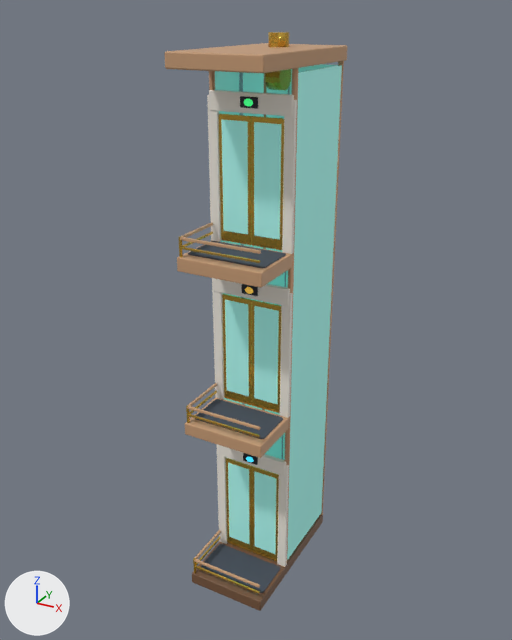
The Blender file ArtSource/Blender/WallHabitat/WallHabitat_ElevatorSpine_3Tier.blend: old version first, new version second.
Before and after are seen from a camera (50 mm lens) standing at (0.468, -1.007, 0.857) and looking at (-0.011, -0.136, 0.422). Arrows for +X, +Y and +Z are at lower left; the lights stay in place. The first picture is the older version.

Names of what the first picture shows: 'WallHabitat_ElevatorSpine_3Tier_Mesh'.
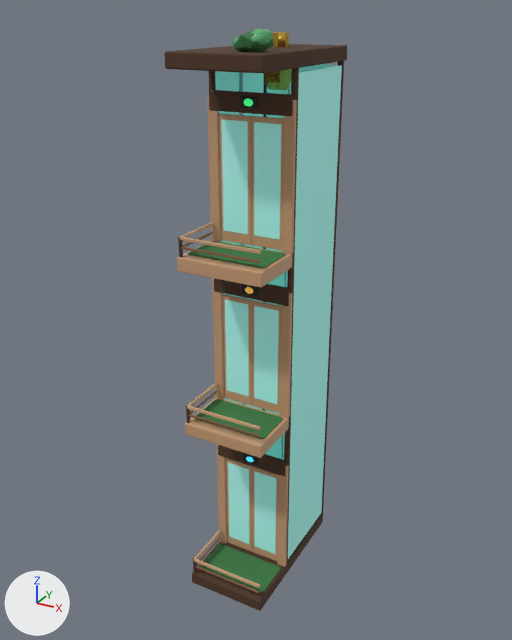
The change, as a list of edits to the scene's bpy script:
```text
Add mat_mat_forestmoss:
    mat_mat_forestmoss = principled_material('Mat_ForestMoss')
    mat_mat_forestmoss.base_color = (0.038, 0.179, 0.0509)  # dark green #377540
    mat_mat_forestmoss.roughness = 0.78
Add mat_mat_treebark:
    mat_mat_treebark = principled_material('Mat_TreeBark')
    mat_mat_treebark.base_color = (0.0757, 0.0347, 0.0163)  # brown #4e3422
    mat_mat_treebark.roughness = 0.85
Add mat_mat_leathersatchel:
    mat_mat_leathersatchel = principled_material('Mat_LeatherSatchel')
    mat_mat_leathersatchel.base_color = (0.233, 0.1, 0.0432)  # brown #85593b
    mat_mat_leathersatchel.roughness = 0.55
Add mat_mat_plantgreen:
    mat_mat_plantgreen = principled_material('Mat_PlantGreen')
    mat_mat_plantgreen.base_color = (0.0946, 0.434, 0.163)  # green #57b070
    mat_mat_plantgreen.roughness = 0.4
Change me_cube:
    used by ob_wallhabitat_elevatorspine_3tier_mesh; location = (0.0, -0.138, -0.01); rotation_euler = (0.0, 0.0, -3.142), in degrees (0, 0, -180)
    remove me_cube.from_pydata(...)  # 3800 vertices, 3590 faces; spans x -0.068..0.068, y -0.124..0.124, z -0.01..0.838
    add me_cube.from_pydata(...)  # 3836 vertices, 3650 faces; spans x -0.068..0.068, y -0.124..0.124, z -0.01..0.845
    me_cube part 1
    36 vertices are added at x -0.055..-0.004, y 0.057..0.098, z 0.816..0.845
    6 new faces join them, mat_mat_forestmoss (dark green #377540)
    14 new faces join them, mat_mat_forestmoss (dark green #377540), smooth
    26 new faces join them, mat_mat_plantgreen (green #57b070), smooth
    14 new faces join them, mat_mat_plantgreen (green #57b070)
    me_cube part 2: 54 faces spanning x -0.065..0.065, y -0.123..0.123, z -0.01..0.01 switch from mat_mat_darkwood (brown #75543b) to mat_mat_treebark (brown #4e3422)
    me_cube part 3: 102 faces spanning x -0.068..0.068, y -0.124..0.124, z 0.01..0.82 switch from mat_mat_warmwood (brown #c89d77) to mat_mat_treebark (brown #4e3422)
    me_cube part 4: 786 faces spanning x -0.06..0.06, y 0.039..0.105, z 0.01..0.562 switch from mat_mat_feltslate (greyish blue #424a57) to mat_mat_forestmoss (dark green #377540)
    me_cube part 5: 324 faces spanning x -0.049..0.049, y 0.028..0.032, z 0.012..0.738 switch from mat_mat_brass (yellow #d9b047) to mat_mat_warmwood (brown #c89d77)
    me_cube part 6: 30 faces spanning x 0.058..0.064, y 0.115..0.12, z 0.01..0.588 switch from mat_mat_brass (yellow #d9b047) to mat_mat_treebark (brown #4e3422)
    me_cube part 7: 324 faces spanning x -0.06..0.062, y 0.038..0.119, z 0.022..0.575 switch from mat_mat_brass (yellow #d9b047) to mat_mat_leathersatchel (brown #85593b)
    me_cube part 8: 324 faces spanning x -0.065..0.065, y 0.029..0.035, z 0.01..0.762 switch from mat_mat_creamceramic (white #f4eee4) to mat_mat_warmwood (brown #c89d77)
    me_cube part 9: 162 faces spanning x -0.062..0.062, y 0.028..0.036, z 0.192..0.768 switch from mat_mat_creamceramic (white #f4eee4) to mat_mat_treebark (brown #4e3422)
    other edits to the shape of me_cube do not show in these pictures
    add me_cube.materials.append(mat_mat_plantgreen)  # green #57b070
```

What differs and where, as boxes (x1, y1, x2, y2) in the pictures (512 x 640 px):
'WallHabitat_ElevatorSpine_3Tier_Mesh', reshaped: before (164, 32, 347, 611); after (164, 29, 347, 611)
part 1 of me_cube, added: after (232, 29, 274, 52)
part 2 of me_cube, recoloured (darker): (192, 515, 323, 611) in both
part 3 of me_cube, recoloured: before (164, 43, 347, 551); after (164, 44, 347, 565)
part 4 of me_cube, recoloured: (188, 241, 286, 593) in both
part 5 of me_cube, recoloured (lighter): (219, 114, 284, 561) in both
part 6 of me_cube, recoloured: (179, 237, 196, 573) in both
part 7 of me_cube, recoloured: (181, 232, 260, 594) in both
part 8 of me_cube, recoloured (white to brown): (207, 95, 297, 567) in both
part 9 of me_cube, recoloured: (209, 90, 294, 477) in both
